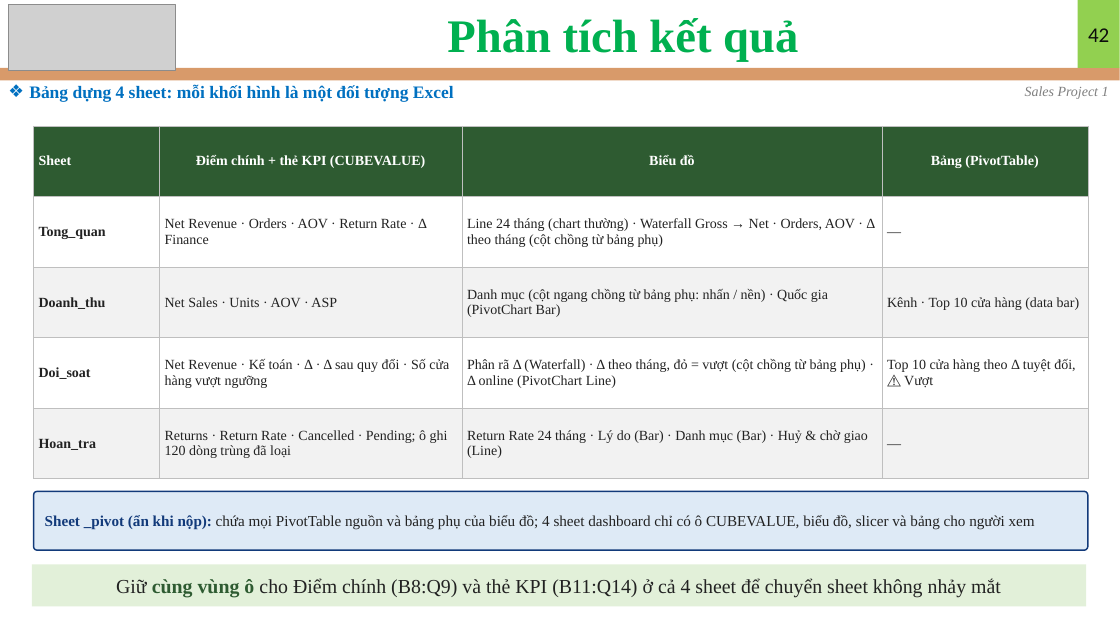
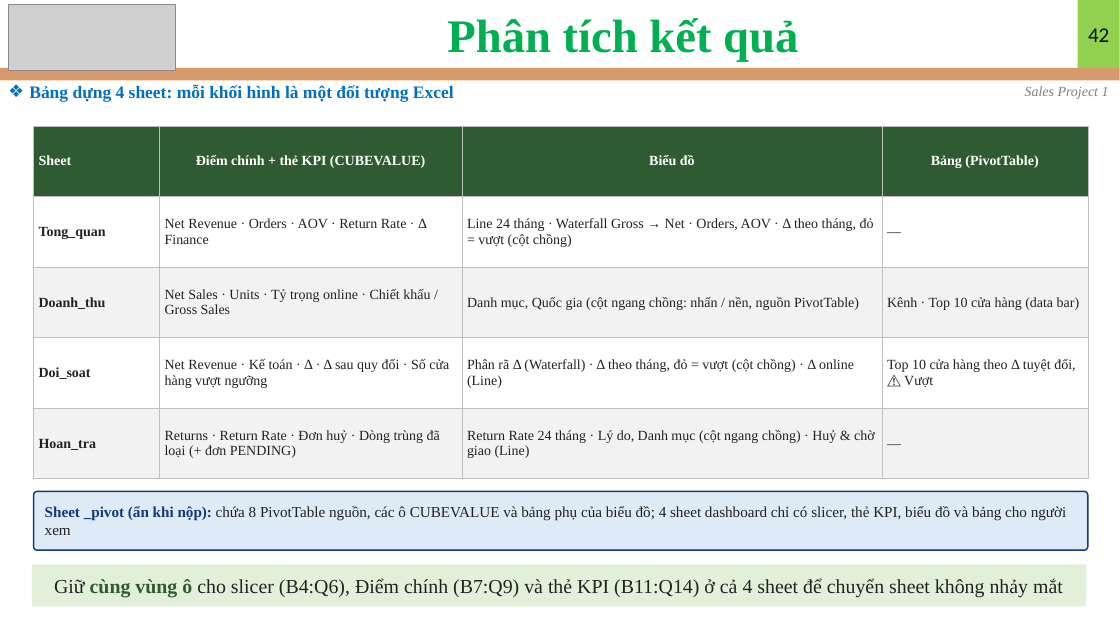
Before and after one commit to nguyennguyenphuc/eDA-Mentor, a slide deck: slide 42 of Sales/Sales Data/Project 1/hoc_vien/Slide_Project_1_hoc_vien.pptx. Drawn at 1120x630 pixels with LibreOffice and Linux fonts; fonts in the diff are those of the drawing; grey boxes stand for pictures. Boxes give left, top, right and bottom in pixels: in the first picture for what was removed or moved away, otherwise in the second. Text is boxed around its words. In the diff, an @@ line names an element or a change of style, - is before the commit and + after.

```diff
--- a/Sales/Sales Data/Project 1/hoc_vien/Slide_Project_1_hoc_vien.pptx
+++ b/Sales/Sales Data/Project 1/hoc_vien/Slide_Project_1_hoc_vien.pptx
@@ table at [34, 126, 1088, 479] @@
-row 2, column 3: Line 24 tháng (chart thường) · Waterfall Gross → Net · Orders, AOV · Δ theo tháng (cột chồng từ bảng phụ)
+row 2, column 3: Line 24 tháng · Waterfall Gross → Net · Orders, AOV · Δ theo tháng, đỏ = vượt (cột chồng)
-row 3, column 2: Net Sales · Units · AOV · ASP
+row 3, column 2: Net Sales · Units · Tỷ trọng online · Chiết khấu / Gross Sales
-row 3, column 3: Danh mục (cột ngang chồng từ bảng phụ: nhấn / nền) · Quốc gia (PivotChart Bar)
+row 3, column 3: Danh mục, Quốc gia (cột ngang chồng: nhấn / nền, nguồn PivotTable)
-row 4, column 3: Phân rã Δ (Waterfall) · Δ theo tháng, đỏ = vượt (cột chồng từ bảng phụ) · Δ online (PivotChart Line)
+row 4, column 3: Phân rã Δ (Waterfall) · Δ theo tháng, đỏ = vượt (cột chồng) · Δ online (Line)
-row 5, column 2: Returns · Return Rate · Cancelled · Pending; ô ghi 120 dòng trùng đã loại
+row 5, column 2: Returns · Return Rate · Đơn huỷ · Dòng trùng đã loại (+ đơn PENDING)
-row 5, column 3: Return Rate 24 tháng · Lý do (Bar) · Danh mục (Bar) · Huỷ & chờ giao (Line)
+row 5, column 3: Return Rate 24 tháng · Lý do, Danh mục (cột ngang chồng) · Huỷ & chờ giao (Line)
@@ text in rounded rectangle at [45, 506, 1067, 535]: text changed @@
-Sheet _pivot (ẩn khi nộp): chứa mọi PivotTable nguồn và bảng phụ của biểu đồ; 4 sheet dashboard chỉ có ô CUBEVALUE, biểu đồ, slicer và bảng cho người xem
+Sheet _pivot (ẩn khi nộp): chứa 8 PivotTable nguồn, các ô CUBEVALUE và bảng phụ của biểu đồ; 4 sheet dashboard chỉ có slicer, thẻ KPI, biểu đồ và bảng cho người xem
@@ text in rectangle at [54, 578, 1063, 598]: text changed @@
-Giữ cùng vùng ô cho Điểm chính (B8:Q9) và thẻ KPI (B11:Q14) ở cả 4 sheet để chuyển sheet không nhảy mắt
+Giữ cùng vùng ô cho slicer (B4:Q6), Điểm chính (B7:Q9) và thẻ KPI (B11:Q14) ở cả 4 sheet để chuyển sheet không nhảy mắt
```
Also in this commit, not shown: 13 other slides changed, 1 slide added, 1 slide removed, 49 other files.
